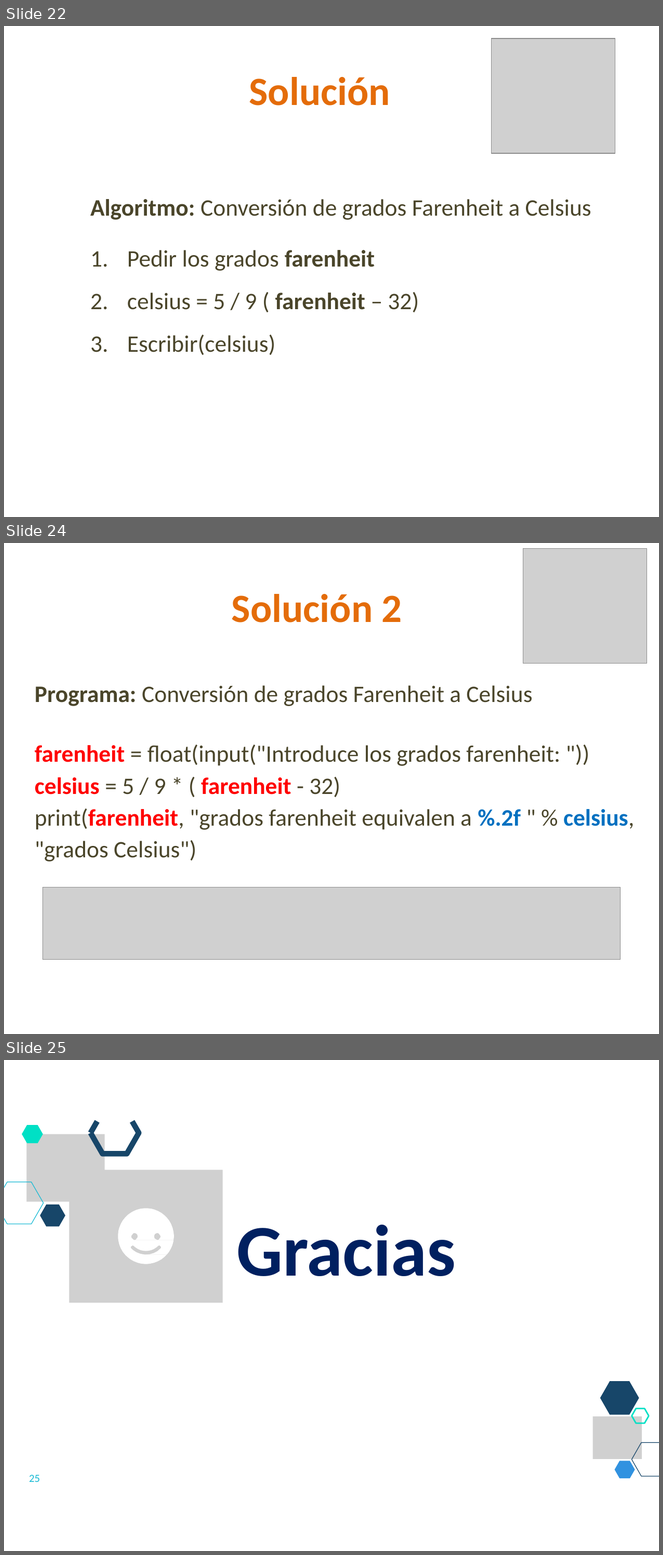
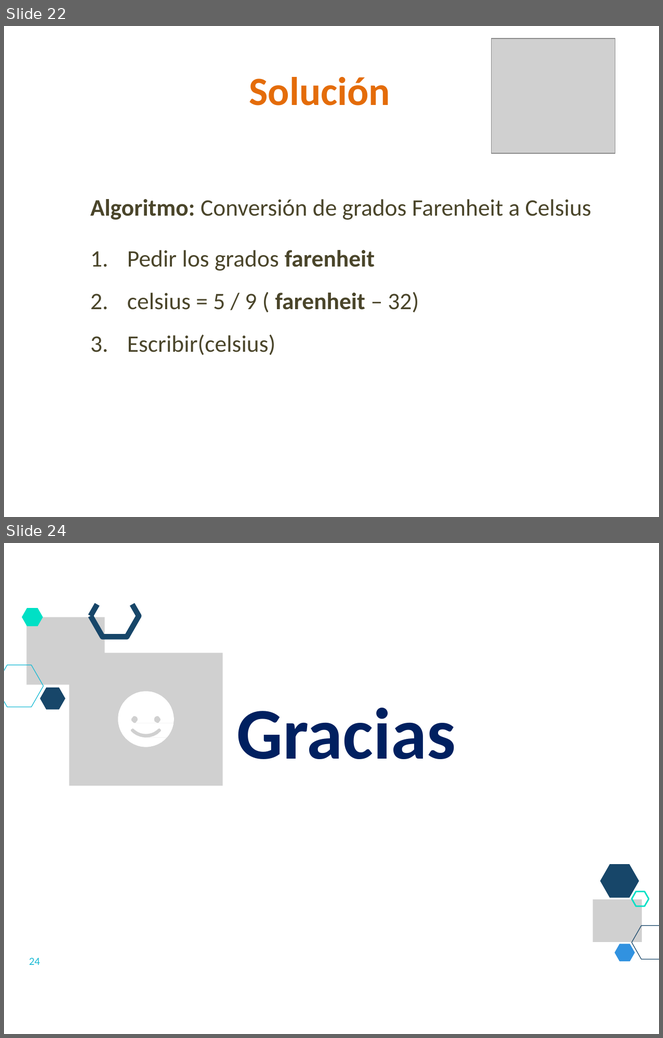
Before and after one commit to lizetheP/PensamientoC, a slide deck: CalendarioAgo20L/presentaciones/3_Componentes.pptx. Shown one above the other, each under a label of ours: slides 22, 24 and 25 before the commit, slides 22 and 24 after it; the slides between them are not shown. The pictures are 663x1555 and 663x1038 pixels, drawn with LibreOffice and Linux fonts; fonts in the diff are those of the drawing; grey boxes stand for pictures. Boxes give left, top, right and bottom in pixels: in the first picture for what was removed or moved away, otherwise in the second. Text is boxed around its words. In the diff, an @@ line names an element or a change of style, - is before the commit and + after.

```diff
--- a/CalendarioAgo20L/presentaciones/3_Componentes.pptx
+++ b/CalendarioAgo20L/presentaciones/3_Componentes.pptx
@@ slide 24 removed at (4, 543, 659, 1034), background #FFFFFF @@
@@ picture removed at (523, 549, 647, 664) @@
@@ text removed at (232, 594, 402, 623) @@
-Solución 2
@@ text removed at (35, 685, 635, 862) @@
-Programa: Conversión de grados Farenheit a Celsius
-farenheit = float(input("Introduce los grados farenheit: "))
-celsius = 5 / 9 * ( farenheit - 32)
-print(farenheit, "grados farenheit equivalen a %.2f " % celsius, "grados Celsius")
@@ picture removed at (42, 888, 621, 960) @@
@@ what was slide 25 is now slide 24 @@
@@ page number at (29, 958, 40, 965): text changed @@
-25
+24
```
Also in this commit, not shown: 1 slide changed, 9 other files.
